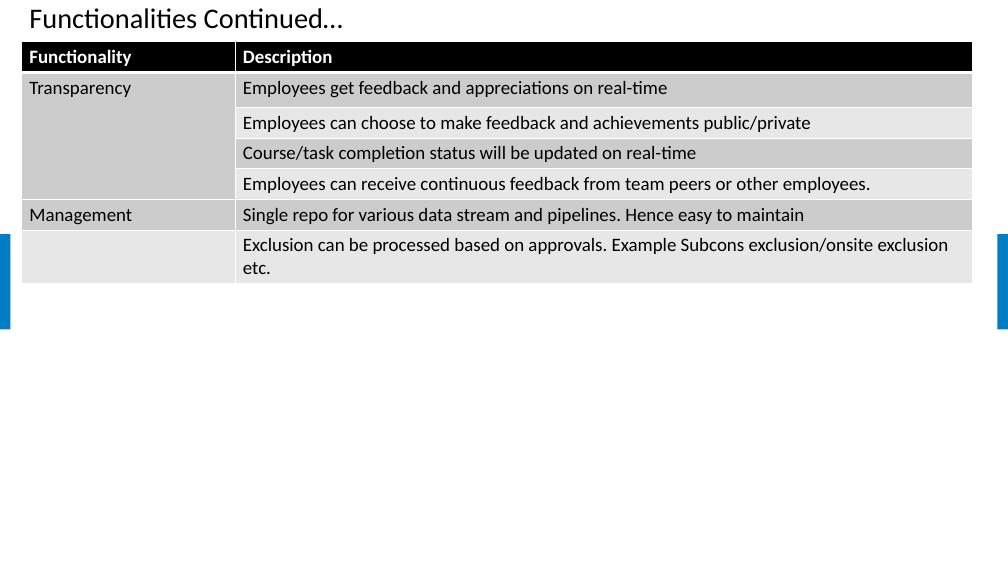
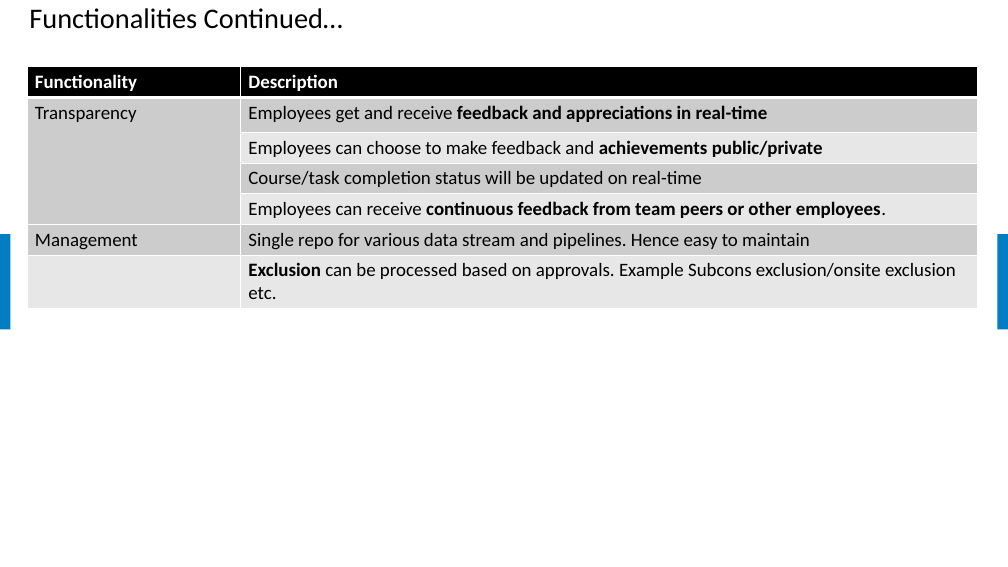
Before and after one commit to samratbasu2019/iSoreDesignArtifacts, a slide deck: slide 4 of iSolve-iCount-Hackathon_Solution.pptx. Drawn at 1008x567 pixels with LibreOffice and Linux fonts; fonts in the diff are those of the drawing; background and template pictures are left out. Boxes give left, top, right and bottom in pixels: in the first picture for what was removed or moved away, otherwise in the second. Text is boxed around its words. In the diff, an @@ line names an element or a change of style, - is before the commit and + after.

```diff
--- a/iSolve-iCount-Hackathon_Solution.pptx
+++ b/iSolve-iCount-Hackathon_Solution.pptx
@@ table at [27, 67, 978, 307] @@
-row 2, column 2: Employees get feedback and appreciations on real-time
+row 2, column 2: Employees get and receive feedback and appreciations in real-time
@@ bold on in "achievements public/private", "continuous feedback from team peers or other ...", "Exclusion" @@
@@ table: place and size @@
-table at [22, 42, 972, 281]
+table at [27, 67, 978, 307]
```
Also in this commit, not shown: 6 other slides changed, 2 slides added.
